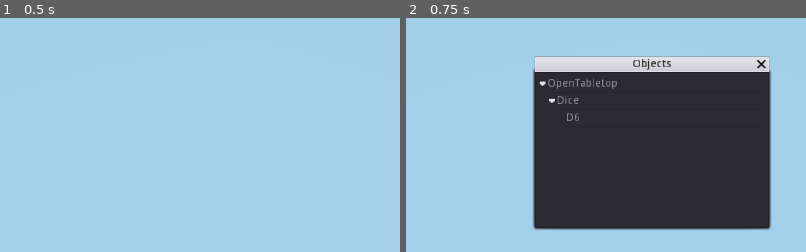
Above: before the commit, frames 1-2 (left to right).
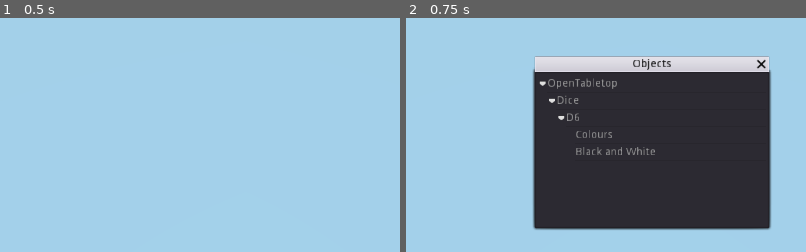
Above: after the commit, the same moments.

Repository: drwhut/tabletop-club
Game: Godot game, scene res://Game.tscn
Same seed, same stepped clock (60 frames per second), same inputs: the game is played once before the commit and once after it.
Inputs:
- Up to frame 1 (0.5 s): no input
- Up to frame 2 (0.75 s): click "Objects" at 0.5 s
The pictures show only the part of the screen within x 19-69%, y 22-72%; the shares and areas given below are measured in that part.

Frame 1 is identical in both runs. In frame 2, 0.4% of the frame differs, in the area x 38-63%, y 41-59%.

Commit message:
Can now read a specific directory for d6 textures.

Diff:
--- a/game/Die.gd
+++ b/game/Die.gd
@@ -23,7 +23,12 @@
 
 class_name Die
 
+onready var _meshInstance = $MeshInstance
+
 var _rng = RandomNumberGenerator.new()
+
+func apply_texture(texture: Texture):
+	_meshInstance.get_surface_material(0).albedo_texture = texture
 
 func _ready():
 	_rng.randomize()
--- a/game/Die.tscn
+++ b/game/Die.tscn
@@ -7,7 +7,6 @@
 [sub_resource type="CubeMesh" id=2]
 
 [sub_resource type="SpatialMaterial" id=3]
-albedo_color = Color( 1, 0, 0, 1 )
 
 [node name="Die" type="RigidBody"]
 continuous_cd = true
--- a/game/Game.gd
+++ b/game/Game.gd
@@ -21,7 +21,43 @@
 
 extends Node
 
+const VALID_TEXTURE_EXTENSIONS = ["png"]
+
 onready var _room = $Room
+onready var _ui = $GameUI
 
-func _on_GameUI_piece_requested():
-	_room.add_piece()
+func _ready():
+	var path = "res://OpenTabletop"
+
+	var dir = Directory.new()
+
+	if dir.open(path) == OK:
+
+		if dir.dir_exists("dice"):
+			dir.change_dir("dice")
+
+			if dir.dir_exists("d6"):
+				dir.change_dir("d6")
+
+				# Get the list of d6 textures.
+				dir.list_dir_begin(true, true)
+
+				var file = dir.get_next()
+				while file:
+					if VALID_TEXTURE_EXTENSIONS.has(file.get_extension()):
+						var name = file.substr(0, file.length() - file.get_extension().length() - 1)
+						var full_path = dir.get_current_dir() + "/" + file
+
+						_ui.add_d6(name, full_path)
+
+					file = dir.get_next()
+
+				dir.change_dir("..")
+
+			dir.change_dir("..")
+
+	else:
+		push_error("Error reading " + path)
+
+func _on_GameUI_piece_requested(path):
+	_room.add_piece(path)
--- a/game/GameUI.gd
+++ b/game/GameUI.gd
@@ -21,10 +21,17 @@
 
 extends Control
 
-signal piece_requested()
+signal piece_requested(path)
 
 onready var _objectsDialog = $ObjectsDialog
 onready var _objectsTree = $ObjectsDialog/ObjectsTree
+
+var _d6_node: TreeItem = null
+
+func add_d6(name, path):
+	var node = _objectsTree.create_item(_d6_node)
+	node.set_text(0, name)
+	node.set_metadata(0, path)
 
 func _ready():
 	var root = _objectsTree.create_item()
@@ -36,8 +43,8 @@
 	var dice_node = _objectsTree.create_item(ott_node)
 	dice_node.set_text(0, "Dice")
 
-	var d6_node = _objectsTree.create_item(dice_node)
-	d6_node.set_text(0, "D6")
+	_d6_node = _objectsTree.create_item(dice_node)
+	_d6_node.set_text(0, "D6")
 
 func _on_ObjectsButton_pressed():
 	_objectsDialog.popup_centered()
@@ -45,6 +52,6 @@
 func _on_ObjectsTree_item_activated():
 	var selected = _objectsTree.get_selected()
 
-	# Check the selected item has no children.
-	if not selected.get_children():
-		emit_signal("piece_requested")
+	# Check the selected item has metadata.
+	if selected.get_metadata(0):
+		emit_signal("piece_requested", selected.get_metadata(0))
--- a/game/Room.gd
+++ b/game/Room.gd
@@ -25,10 +25,17 @@
 
 onready var _pieces = $Pieces
 
-func add_piece():
+func add_piece(path):
+	# TODO: Determine the piece to use using the file path.
 	var d6 = load("res://Die.tscn").instance()
 
 	# Spawn the piece at a height.
 	d6.translation.y = PIECE_SPAWN_HEIGHT
 
 	_pieces.add_child(d6)
+
+	# Apply a generic texture to the die.
+	var texture = load(path)
+	texture.set_flags(0)
+
+	d6.apply_texture(texture)
Binary file added: game/OpenTabletop/dice/d6/Black and White.png
Not shown, added: game/OpenTabletop/dice/d6/Black and White.png.import
Binary file added: game/OpenTabletop/dice/d6/Colours.png
Not shown, added: game/OpenTabletop/dice/d6/Colours.png.import
